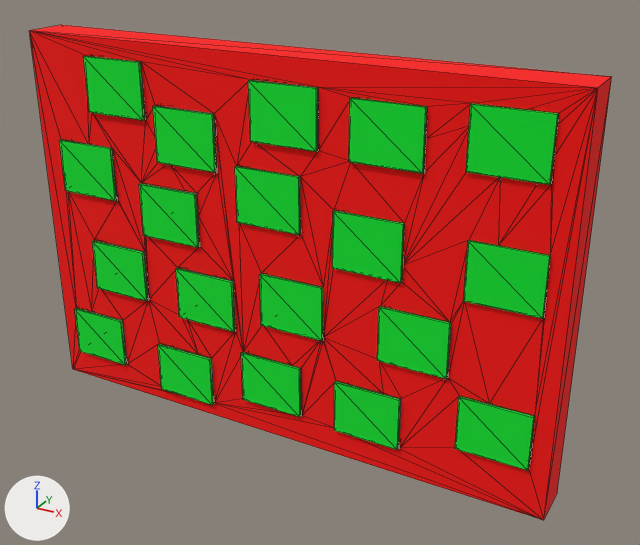
Renders of the glTF model images/Calendar.glb from each side of a commit.
Rendered twice from a camera (50 mm lens) standing at (5.46, -9.43, 4.28) and looking at (0.36, -0.15, -0.36). Every picture has the same lights, and +X, +Y and +Z are marked at lower left. Mesh edges are drawn as thin lines. Where no turn or scale is listed for an object, it has been applied to the vertices.

Names of what the first picture shows: 'Calendar', 'Door.001', 'Door.002', 'Door.003', 'Door.004', 'Door.005', 'Door.006', 'Door.007', 'Door.008', 'Door.009', 'Door.010', 'Door.011', 'Door.012', 'Door.013', 'Door.014', 'Door.015', 'Door.016', 'Door.017', 'Door.018', 'Door.019'.
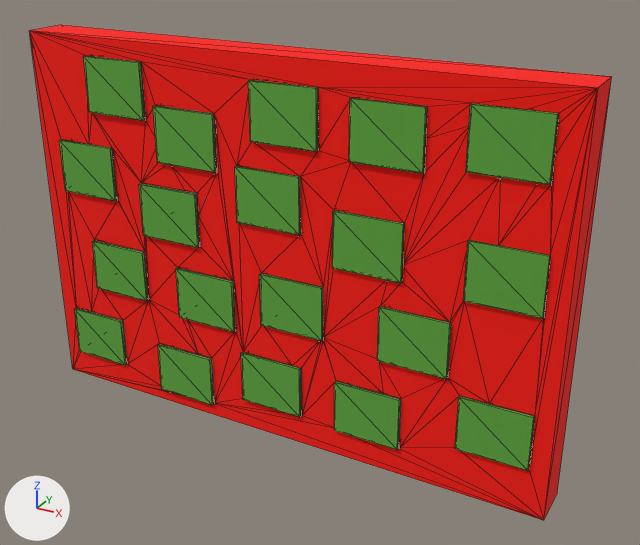
Changed parts and their boxes [x1, y1, x2, y2] in the pictures (640 x 545 px):
'Door.019', recoloured
    both: [466, 103, 558, 185]
'Door.018', recoloured
    both: [463, 240, 550, 319]
'Door.016', recoloured
    both: [349, 98, 427, 174]
'Door.012', recoloured
    both: [248, 80, 317, 152]
'Door.015', recoloured
    both: [332, 210, 404, 283]
'Door.017', recoloured
    both: [455, 396, 535, 471]
'Door.014', recoloured
    both: [377, 306, 451, 379]
'Door.011', recoloured
    both: [235, 166, 300, 235]
'Door.008', recoloured
    both: [153, 106, 216, 173]
'Door.010', recoloured
    both: [259, 273, 323, 341]
'Door.013', recoloured
    both: [334, 381, 400, 450]
'Door.004', recoloured
    both: [83, 56, 145, 120]
'Door.007', recoloured
    both: [139, 183, 199, 248]
'Door.009', recoloured
    both: [241, 352, 301, 417]
'Door.006', recoloured
    both: [176, 268, 235, 332]
'Door.003', recoloured
    both: [59, 140, 117, 201]
'Door.002', recoloured
    both: [92, 241, 148, 301]
'Door.005', recoloured
    both: [158, 344, 214, 405]
'Door.001', recoloured
    both: [74, 308, 126, 365]

What the commit changed:
Material 'Material.034' (mat_material_034) changes colour from green #00e731 to green #5fa73e; in linear values from (0.0, 0.8, 0.0302) to (0.115, 0.384, 0.0489).
